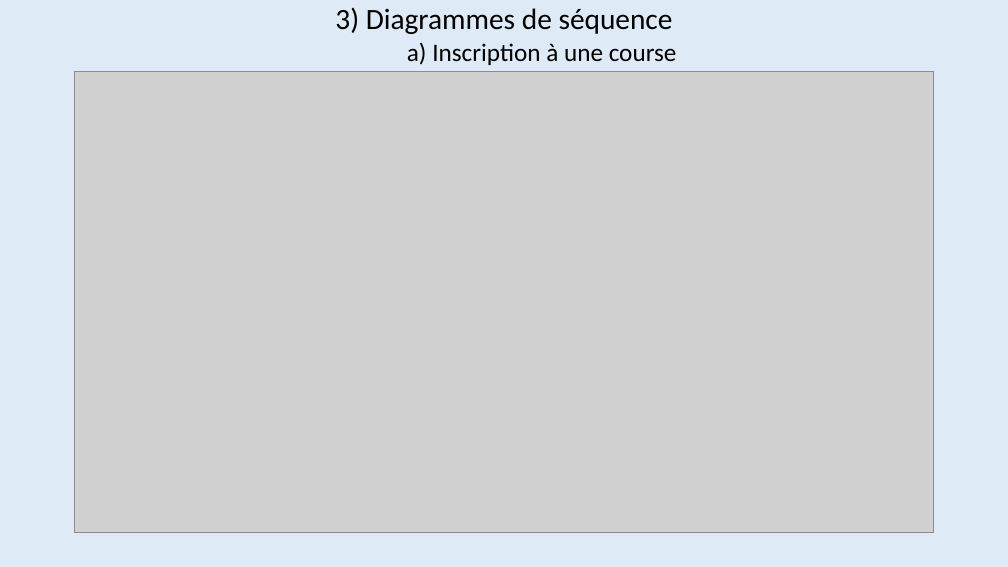
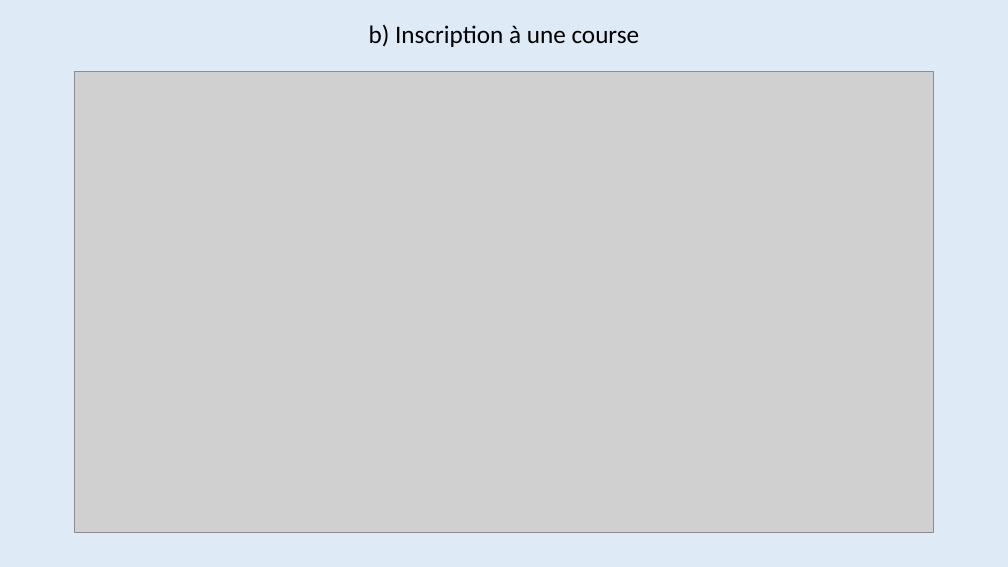
Before and after one commit to Maja2308/Projet_Cross, a slide deck: slide 11 of Diagrammes Communs/Presentation_Revue0.pptx (slide 10 before the commit). Drawn at 1008x567 pixels with LibreOffice and Linux fonts; fonts in the diff are those of the drawing; grey boxes stand for pictures. Boxes give left, top, right and bottom in pixels: in the first picture for what was removed or moved away, otherwise in the second. Text is boxed around its words. In the diff, an @@ line names an element or a change of style, - is before the commit and + after.

```diff
--- a/Diagrammes Communs/Presentation_Revue0.pptx
+++ b/Diagrammes Communs/Presentation_Revue0.pptx
@@ title at <box>369,25,640,47</box>: text changed @@
-3) Diagrammes de séquence
-a) Inscription à une course
+b) Inscription à une course
```
Also in this commit, not shown: 8 other slides changed, 1 slide removed, 3 other files.
